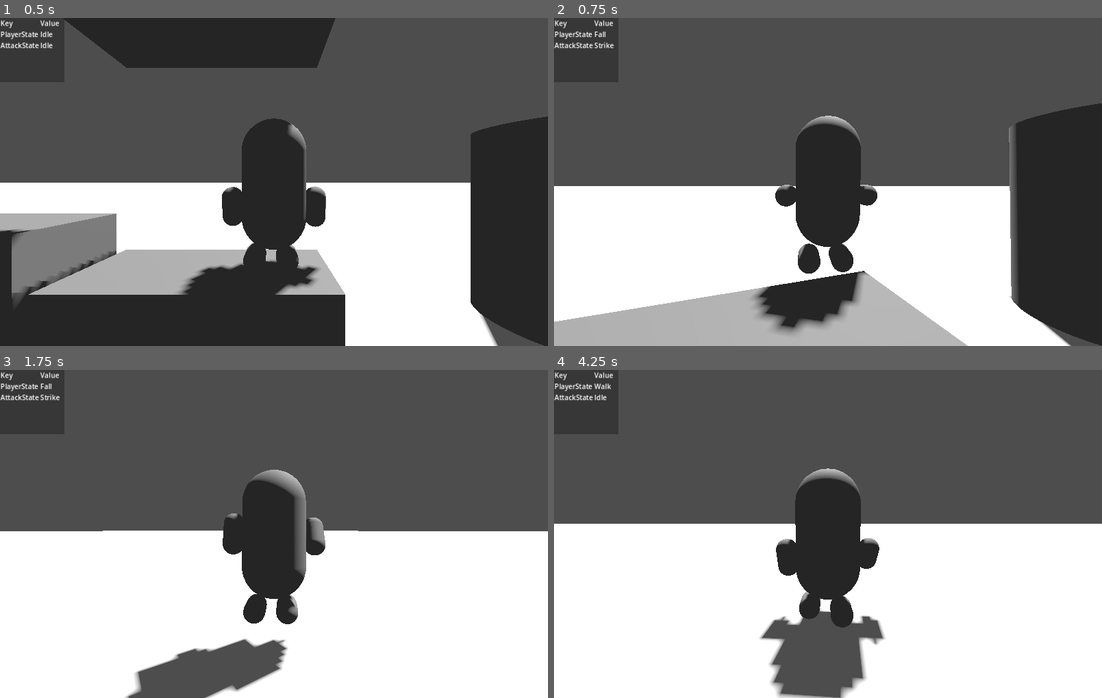
Above: before the commit, frames 1-4 (two rows, left to right).
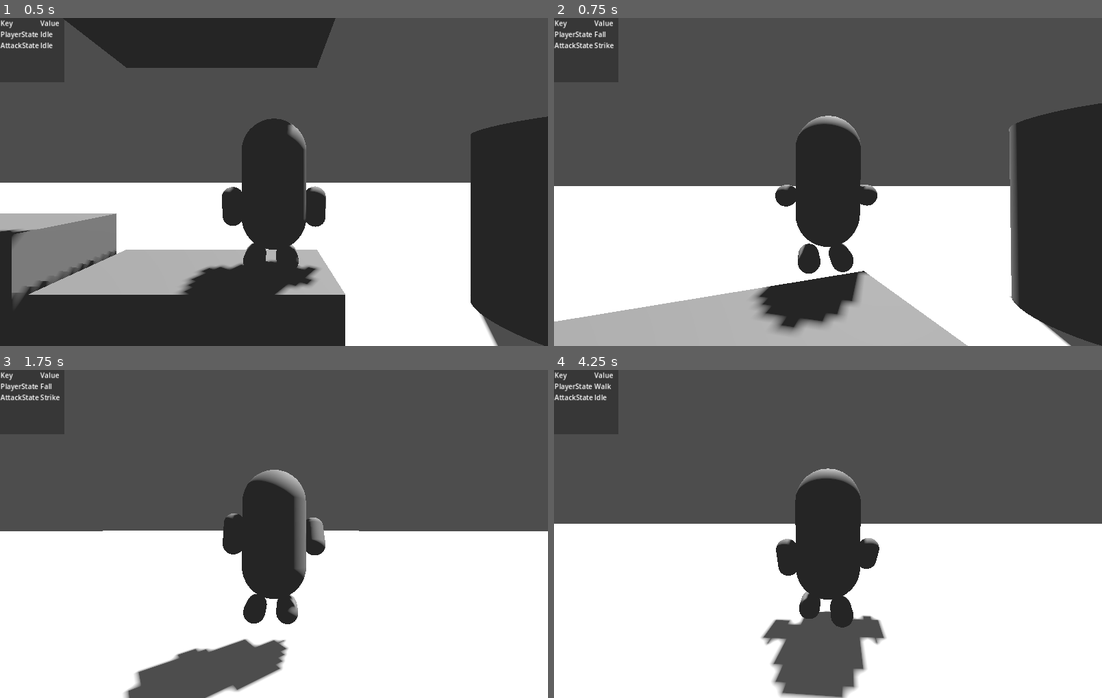
Above: after the commit, the same moments.

Repository: ee0pdt/godot-tps-test
Game: Godot game, scene res://main.tscn
Same seed, same stepped clock (60 frames per second), same inputs: the game is played once before the commit and once after it.
Inputs (mouse positions are in pixels of both pictures, inside the frame that each line leads up to):
- Up to frame 1 (0.5 s): no input
- Up to frame 2 (0.75 s): move the mouse to (855, 182) at 0.52 s; hold Up (forward) from 0.53 s (still down); click (855, 182) at 0.6 s
- Up to frame 3 (1.75 s): keep holding Up (forward); tap Space (jump) at 0.77, 1.52 s; move the mouse to (246, 534) at 1.27 s; click (246, 534) at 1.35 s
- Up to frame 4 (4.25 s): keep holding Up (forward); move the mouse to (838, 527) at 2.02 s; click (838, 527) at 2.1 s; move the mouse to (822, 540) at 2.77 s; click (822, 540) at 2.85 s; tap Space (jump) at 3.02, 3.77 s; move the mouse to (866, 537) at 3.52 s; click (866, 537) at 3.6 s

Frame 1 is identical in both runs. In frame 2, less than 0.1% of the frame differs, in the area x 0-100%, y 27-100%; in frame 3, 0.1%; in frame 4, 0.7%, in the area x 37-61%, y 51-100%.

Commit message:
Implemented camera "drift"

Diff:
--- a/player/movement_states/player_idle.gd
+++ b/player/movement_states/player_idle.gd
@@ -14,7 +14,7 @@
 
 
 # Corresponds to the `_physics_process()` callback.
-func physics_update(_delta: float) -> void:
+func physics_update(delta: float) -> void:
 	if not player.is_on_floor():
 		state_machine.transition_to("Fall")
 
@@ -27,6 +27,8 @@
 
 		if player.velocity.length() > 0.0:
 			state_machine.transition_to("Walk")
+		else:
+			slowly_rotate(delta)
 
 
 # Called by the state machine upon changing the active state. The `msg` parameter
@@ -42,3 +44,10 @@
 # to clean up the state.
 func exit() -> void:
 	player.animation_tree["parameters/MovementStateMachine/conditions/idle"] = false
+
+
+func slowly_rotate(delta) -> void:
+	var player_rotation = player.rotation
+	var camera_base : Node3D = player.camera_base
+	if player.camera_base:
+		player.camera_base.rotation.y = lerp_angle(player.camera_base.rotation.y, 0, delta * 0.1)
